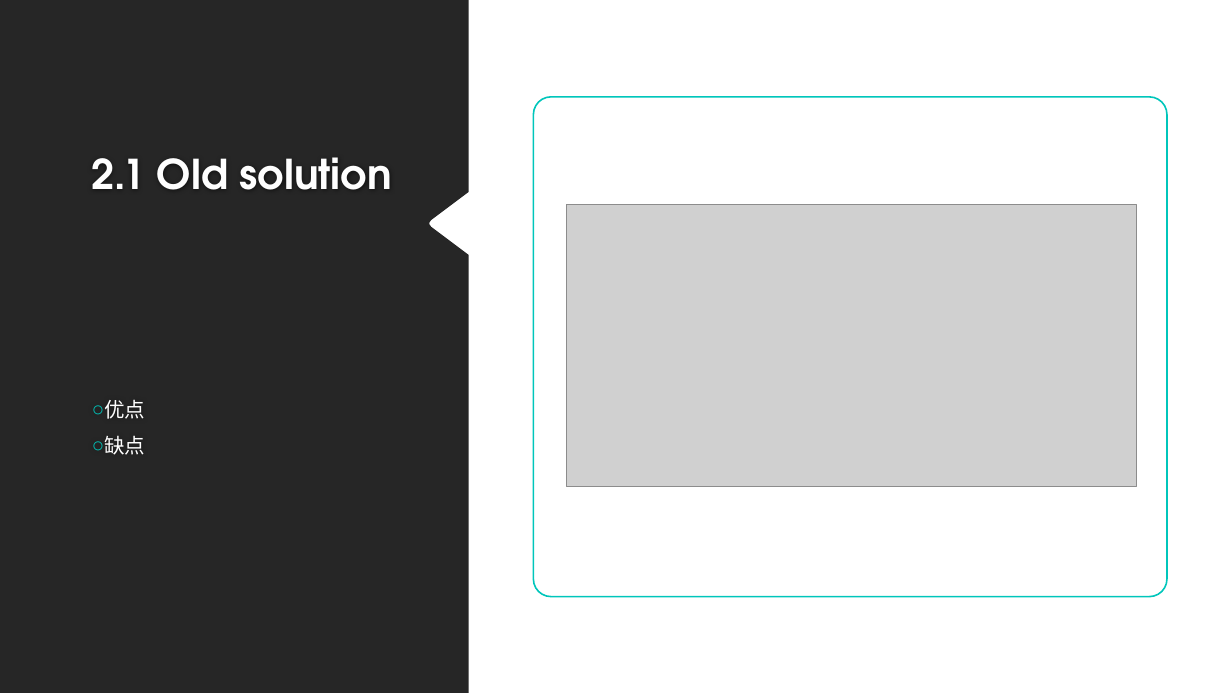
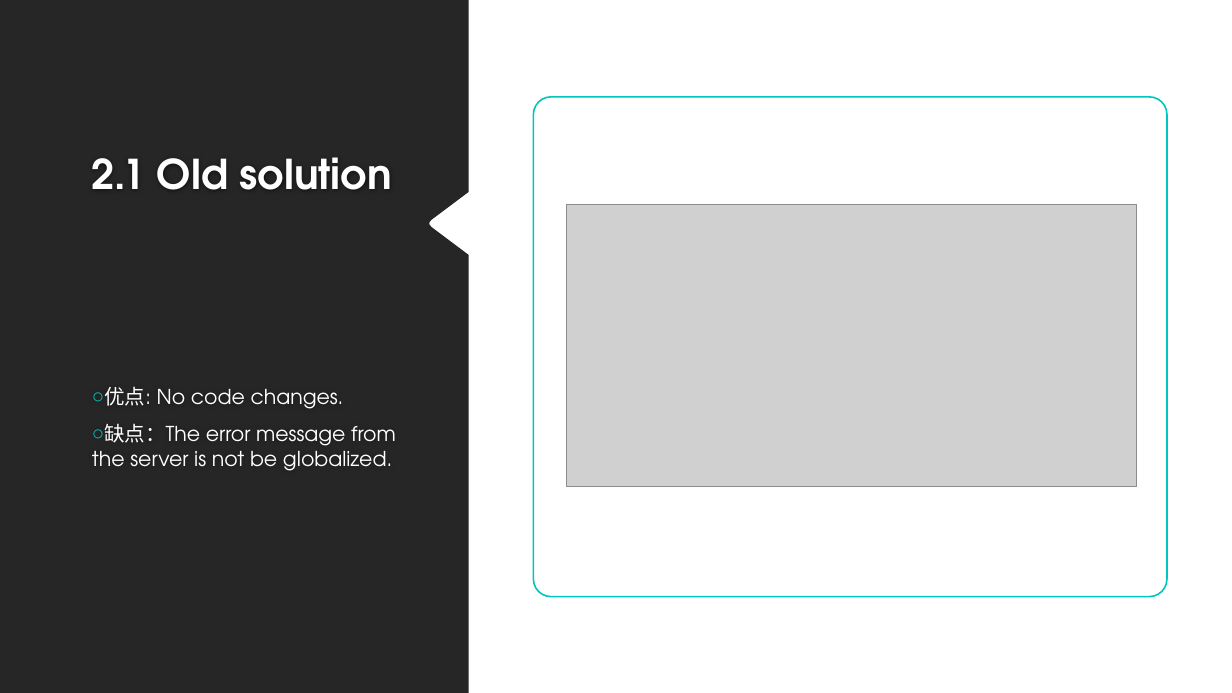
Before and after one commit to langxing6/server_i18n, a slide deck: slide 5 of server i18n.pptx. Drawn at 1232x693 pixels with LibreOffice and Linux fonts; fonts in the diff are those of the drawing; grey boxes stand for pictures; background and template pictures are left out. Boxes give left, top, right and bottom in pixels: in the first picture for what was removed or moved away, otherwise in the second. Text is boxed around its words. In the diff, an @@ line names an element or a change of style, - is before the commit and + after.

```diff
--- a/server i18n.pptx
+++ b/server i18n.pptx
@@ text at (92,386,396,471): text changed @@
-○ 优点
-○ 缺点
+○ 优点: No code changes.
+○ 缺点：The error message from the server is not be globalized.
```
Also in this commit, not shown: 3 other slides changed, 1 slide added.
